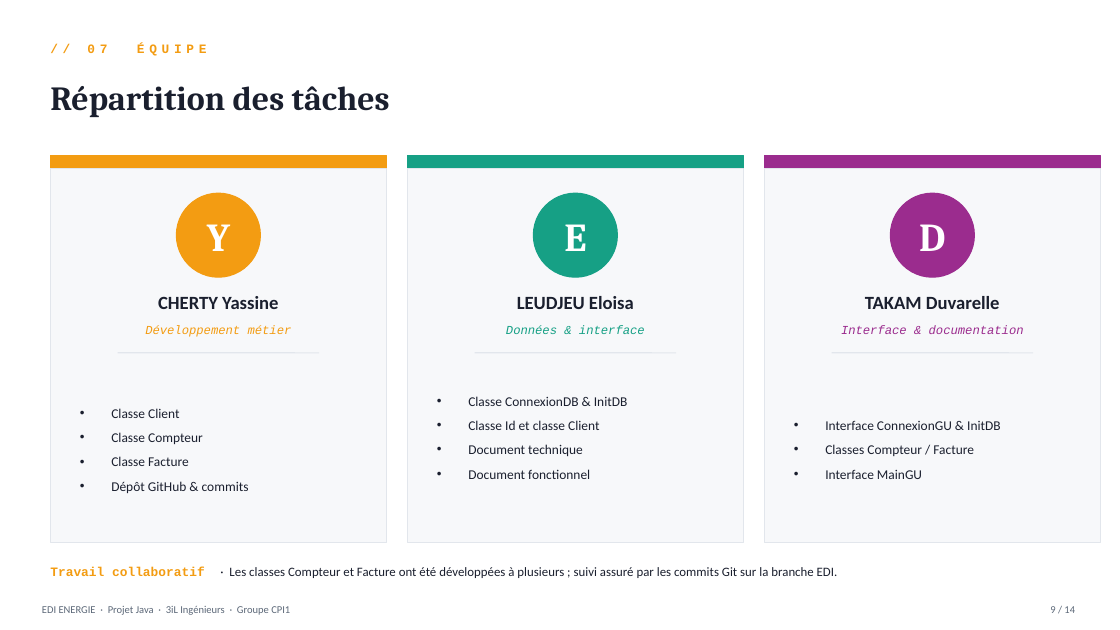
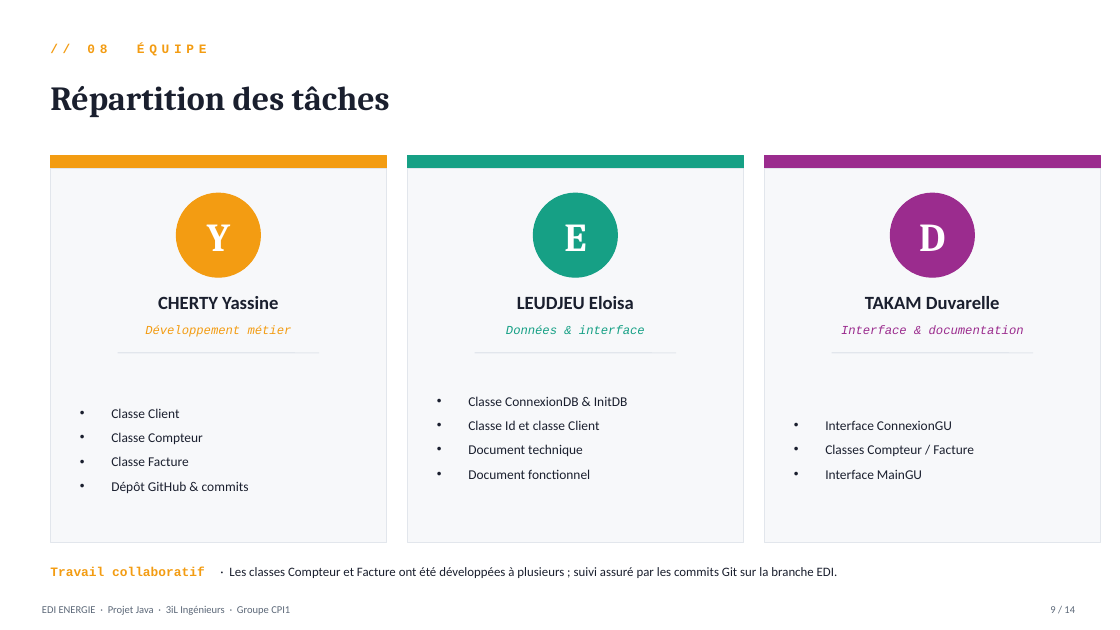
Before and after one commit to Yassinecherti/PROJETJAVA, a slide deck: slide 10 of EDI ENERGIE Soutenance.pptx (slide 9 before the commit). Drawn at 1120x630 pixels with LibreOffice and Linux fonts; fonts in the diff are those of the drawing. Boxes give left, top, right and bottom in pixels: in the first picture for what was removed or moved away, otherwise in the second. Text is boxed around its words. In the diff, an @@ line names an element or a change of style, - is before the commit and + after.

```diff
--- a/EDI ENERGIE Soutenance.pptx
+++ b/EDI ENERGIE Soutenance.pptx
@@ text at (x1=87, y1=44, x2=207, y2=56): text changed @@
-// 07 ÉQUIPE
+// 08 ÉQUIPE
@@ text at (x1=825, y1=421, x2=952, y2=430): text changed @@
-• Interface ConnexionGU & InitDB
+• Interface ConnexionGU
```
Also in this commit, not shown: 8 other slides changed.
